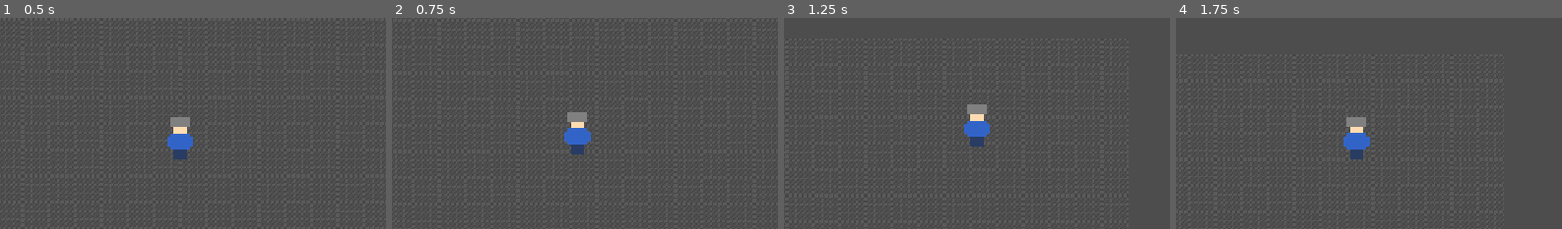
Above: before the commit, frames 1-4 (left to right).
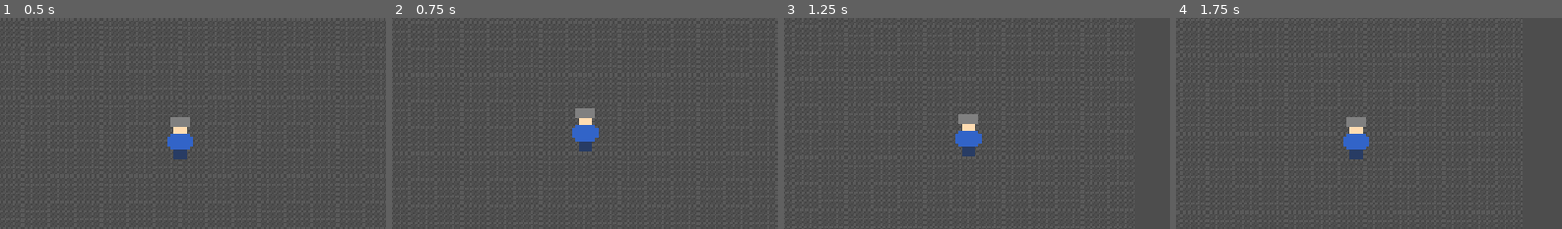
Above: after the commit, the same moments.

Repository: adamant3/roguelike-dungeon-crawler
Game: Godot game, scene res://scenes/main.tscn
Two runs of this game, one before a commit and one after it. Both use one fixed random seed, a clock stepped at 60 frames per second and the inputs below.
Inputs (mouse positions are % of the whole screen's width and height, from its top left):
- Up to frame 1 (0.5 s): no input
- Up to frame 2 (0.75 s): tap Enter at 0.5 s; drag from (3, 93) to (61, 25) at 0.52 s
- Up to frame 3 (1.25 s): no input
- Up to frame 4 (1.75 s): drag from (30, 53) to (45, 69) at 1.27 s
The pictures show only the part of the screen within x 27-77%, y 20-70%; the shares and areas given below are measured in that part.

Frame 1 is identical in both runs. In frame 2, 1.0% of the frame differs, in the area x 44-54%, y 42-65%; in frame 3, 1.4%, in the area x 44-54%, y 40-66%; in frame 4, less than 0.1%.

Commit message:
Update player_movement.gd

Diff:
--- a/scripts/player/player_movement.gd
+++ b/scripts/player/player_movement.gd
@@ -1,43 +1,13 @@
 extends CharacterBody2D
 
-@export var speed: float = 200.0
-var smooth_move_vector := Vector2.ZERO
-var smoothing := 0.15  # Lower = faster transitions, higher = more smoothing.
+@export var speed: float = 200.0  # Movement speed, change as desired.
 
-func get_input_vector() -> Vector2:
-	"""
-	Process multiple inputs simultaneously and calculate the resulting vector.
+func _physics_process(delta: float) -> void:
+	# Use Input.get_vector() to combine and normalize input
+	var direction = Input.get_vector("move_left", "move_right", "move_up", "move_down")
 
-	Returns:
-		A Vector2 representing the final combined direction of all active inputs.
-	"""
-	var move_vector := Vector2.ZERO
+	# Apply velocity based on normalized direction
+	velocity = direction * speed
 
-	# Collect input from each key (can handle simultaneous presses)
-	if Input.is_action_pressed("move_right"):
-		move_vector.x += 1
-	if Input.is_action_pressed("move_left"):
-		move_vector.x -= 1
-	if Input.is_action_pressed("move_down"):
-		move_vector.y += 1
-	if Input.is_action_pressed("move_up"):
-		move_vector.y -= 1
-
-	return move_vector
-
-func _physics_process(_delta: float):
-	# Get the combined input vector
-	var target_vector = get_input_vector()
-
-	# Smooth the transition between the current vector and the input vector
-	smooth_move_vector = smooth_move_vector.lerp(target_vector, smoothing)
-
-	# Normalize the resulting vector and apply movement
-	if smooth_move_vector.length() > 0:
-		var direction = smooth_move_vector.normalized()
-		velocity = direction * speed * smooth_move_vector.length()
-	else:
-		velocity = Vector2.ZERO
-
-	# Apply movement using move_and_slide
+	# Use move_and_slide to handle collisions
 	move_and_slide()
